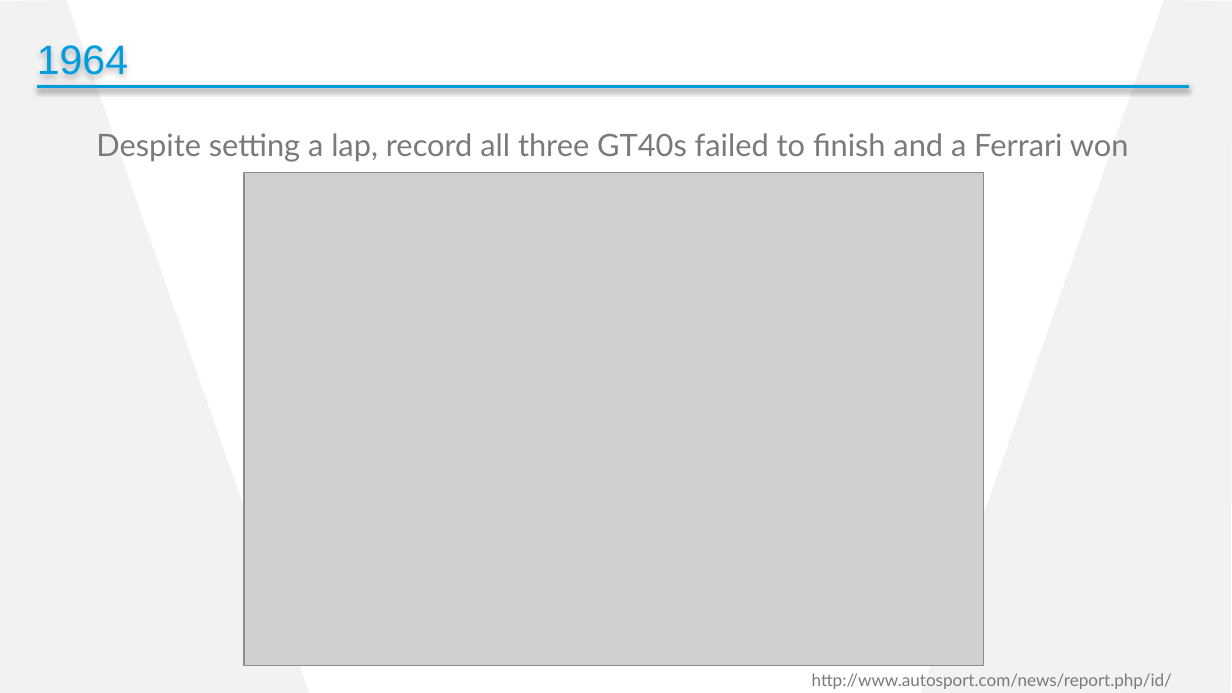
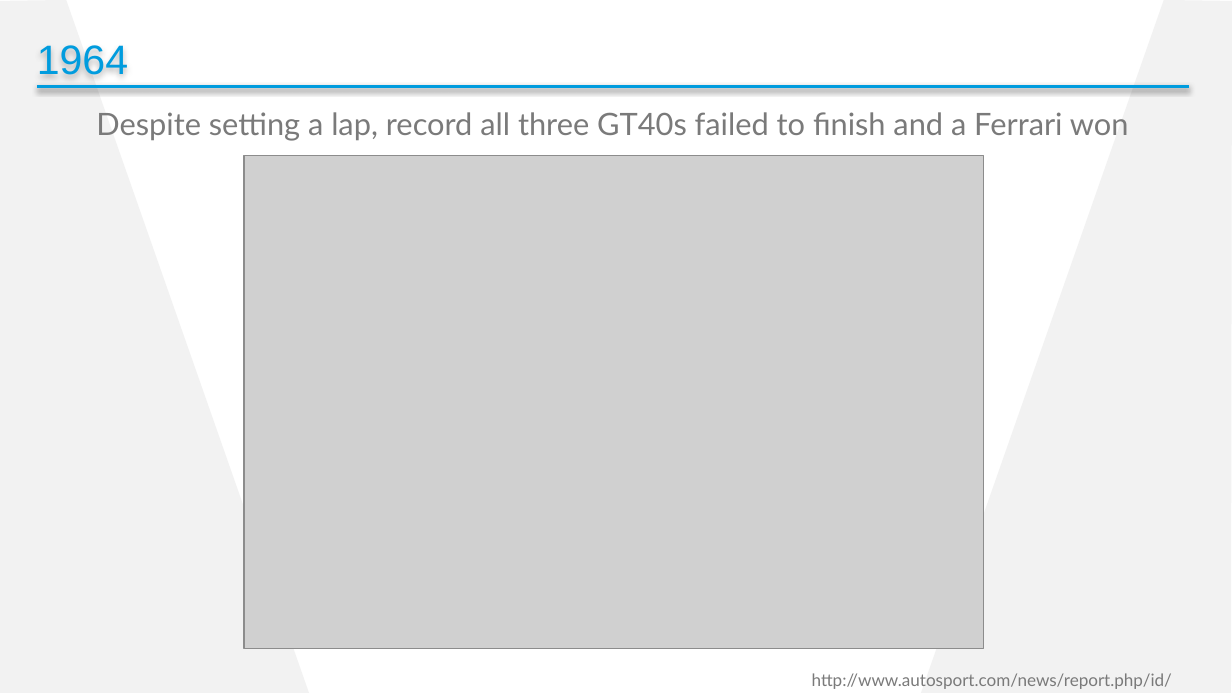
Before and after one commit to cdhunt/pssummit2017-mocking, a slide deck: slide 4 of Summit2017_Mocking.pptx. Drawn at 1232x693 pixels with LibreOffice and Linux fonts; fonts in the diff are those of the drawing; grey boxes stand for pictures; background and template pictures are left out. Boxes give left, top, right and bottom in pixels: in the first picture for what was removed or moved away, otherwise in the second. Text is boxed around its words. In the diff, an @@ line names an element or a change of style, - is before the commit and + after.

```diff
--- a/Summit2017_Mocking.pptx
+++ b/Summit2017_Mocking.pptx
@@ text "Despite setting a lap, record ...": place and size @@
-text "Despite setting a lap, record ..." at (96,133,1129,162)
+text "Despite setting a lap, record ..." at (96,112,1129,141)
@@ picture: place and size @@
-picture at (244,172,983,665)
+picture at (244,155,983,648)
```
Also in this commit, not shown: 4 other slides changed.
